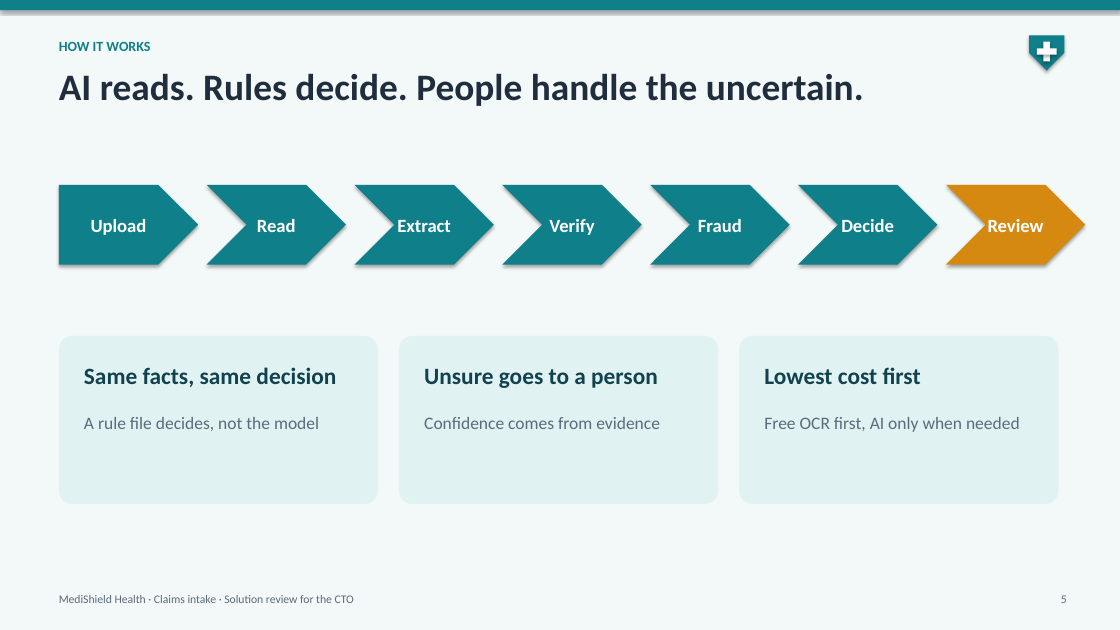
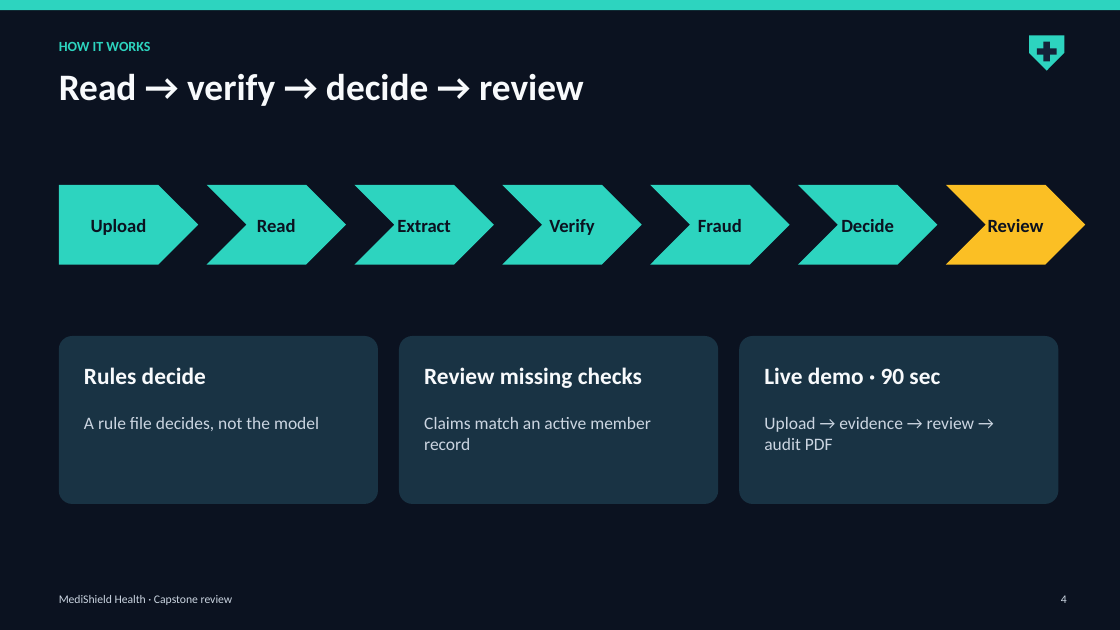
Before and after one commit to raghav010126/Capstone, a slide deck: slide 4 of docs/MediShield_capstone.pptx (slide 5 before the commit). Drawn at 1120x630 pixels with LibreOffice and Linux fonts; fonts in the diff are those of the drawing. Boxes give left, top, right and bottom in pixels: in the first picture for what was removed or moved away, otherwise in the second. Text is boxed around its words. In the diff, an @@ line names an element or a change of style, - is before the commit and + after.

Commit message:
Published evaluation re-run in OCR-first mode (as deployed): decisions identical to the pre-fix baseline, $0.08/case; docs and the dark deck's figures updated to match; deck kept as a finished file

```diff
--- a/docs/MediShield_capstone.pptx
+++ b/docs/MediShield_capstone.pptx
@@ background #F3F8F9 to #0B1220 @@
@@ rectangle at <box>0,0,1120,10</box>: fill #0F7F8A to #2DD4BF; shadow off @@
@@ text "HOW IT WORKS" at <box>59,42,150,51</box>: text colour #0F7F8A to #2DD4BF @@
@@ pentagon arrow at <box>1029,35,1065,71</box>: fill #0F7F8A to #2DD4BF; shadow off @@
@@ rectangle at <box>1037,49,1057,55</box>: fill #FFFFFF to #142238; shadow off @@
@@ rectangle at <box>1044,42,1050,62</box>: fill #FFFFFF to #142238; shadow off @@
@@ text at <box>59,73,584,106</box>: text changed; text colour #1F2D3D to #F8FAFC @@
-AI reads. Rules decide. People handle the uncertain.
+Read → verify → decide → review
@@ text colour #FFFFFF to #0B1220; fill #0F7F8A to #2DD4BF; shadow off in 6 elements at <box>59,185,198,265</box>, <box>207,185,346,265</box>, <box>355,185,494,265</box>, <box>502,185,642,265</box>, <box>650,185,790,265</box>, <box>798,185,938,265</box> @@
@@ chevron "Review" at <box>946,185,1086,265</box>: text colour #FFFFFF to #0B1220; fill #D68910 to #FBBF24; shadow off @@
@@ fill #E1F2F3 to #193344 in 3 elements at <box>59,336,378,504</box>, <box>399,336,718,504</box>, <box>739,336,1059,504</box> @@
@@ text removed at <box>84,367,336,387</box> @@
-Same facts, same decision
@@ text added at <box>84,367,206,384</box>, 20 pt, text #F8FAFC, bold @@
+Rules decide
@@ text removed at <box>424,369,658,388</box> @@
-Unsure goes to a person
@@ text added at <box>424,367,642,388</box>, 20 pt, text #F8FAFC, bold @@
+Review missing checks
@@ text at <box>764,367,940,384</box>: text changed; text colour #12424D to #F8FAFC @@
-Lowest cost first
+Live demo · 90 sec
@@ text "A rule file decides, not ..." at <box>84,417,319,431</box>: text colour #5B6B7A to #CBD5E1 @@
@@ text at <box>424,417,651,450</box>: text changed; text colour #5B6B7A to #CBD5E1 @@
-Confidence comes from evidence
+Claims match an active member record
@@ text at <box>764,417,974,450</box>: text changed; text colour #5B6B7A to #CBD5E1 @@
-Free OCR first, AI only when needed
+Upload → evidence → review → audit PDF
@@ text at <box>59,595,233,605</box>: text changed; text colour #5B6B7A to #CBD5E1 @@
-MediShield Health · Claims intake · Solution review for the CTO
+MediShield Health · Capstone review
@@ text at <box>1061,595,1067,603</box>: text changed; text colour #5B6B7A to #CBD5E1 @@
-5
+4
```
Also in this commit, not shown: 9 other slides changed, 2 slides added, 2 slides removed, 15 other files.
